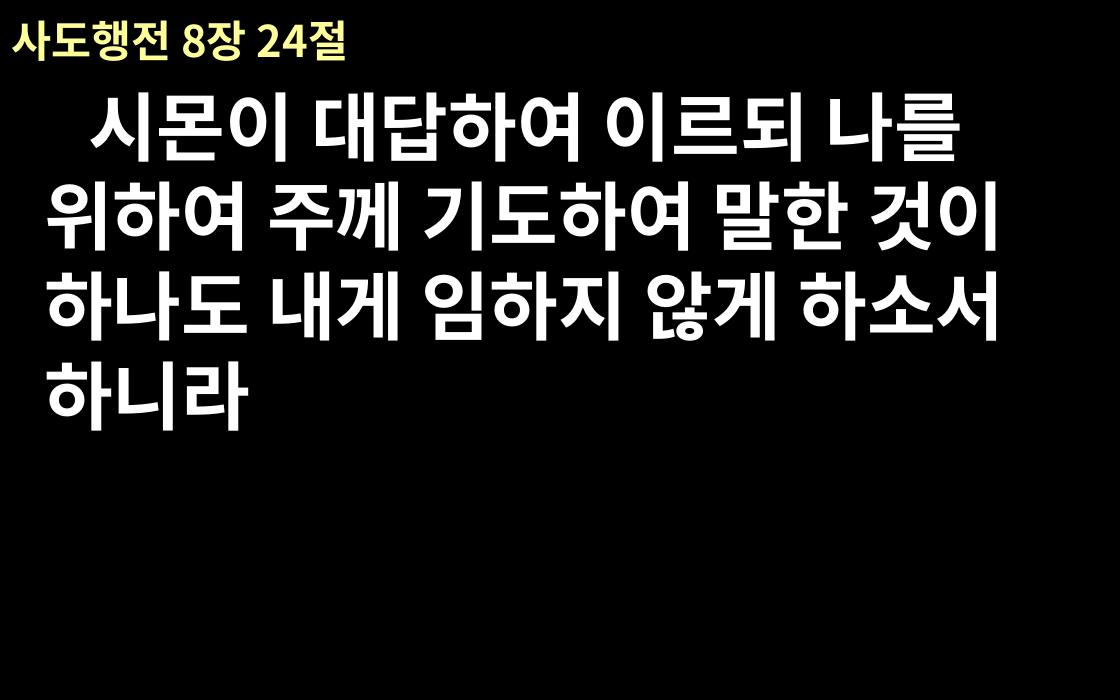
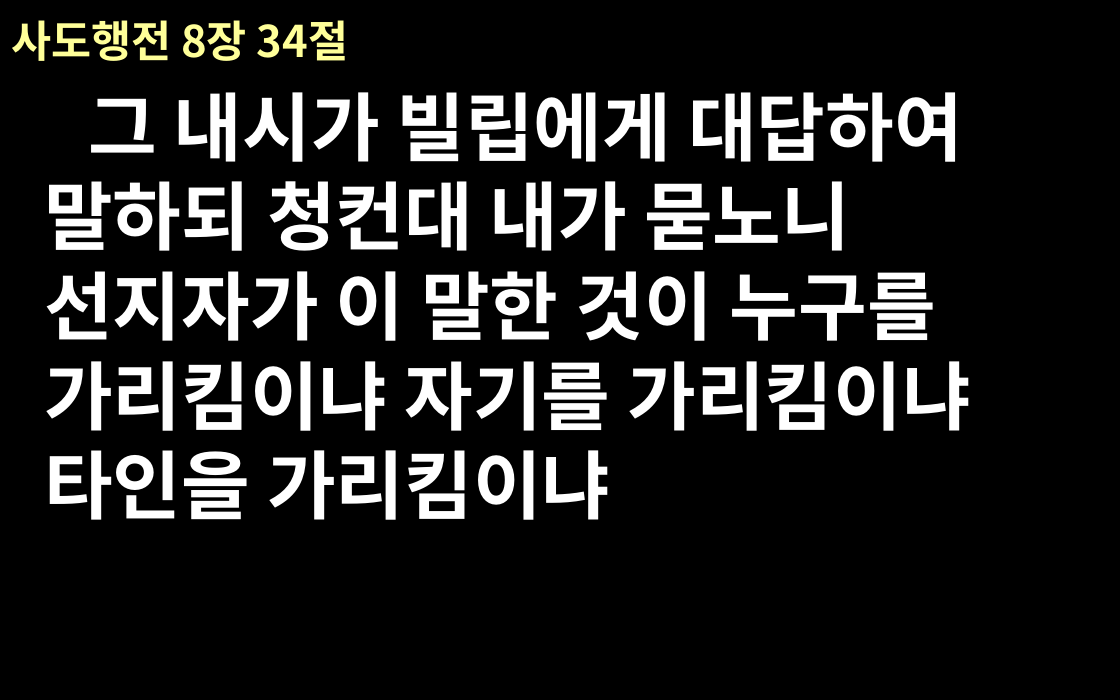
Before and after one commit to euskate/bible_ppt_class, a slide deck: slide 9 of new-file-name.pptx (slide 16 before the commit). Drawn at 1120x700 pixels with LibreOffice and Linux fonts; fonts in the diff are those of the drawing. Boxes give left, top, right and bottom in pixels: in the first picture for what was removed or moved away, otherwise in the second. Text is boxed around its words. In the diff, an @@ line names an element or a change of style, - is before the commit and + after.

```diff
--- a/new-file-name.pptx
+++ b/new-file-name.pptx
@@ title at (11, 20, 348, 61): text changed @@
-사도행전 8장 24절
+사도행전 8장 34절
@@ text at (44, 92, 970, 520): text changed @@
-시몬이 대답하여 이르되 나를 위하여 주께 기도하여 말한 것이 하나도 내게 임하지 않게 하소서 하니라
+그 내시가 빌립에게 대답하여 말하되 청컨대 내가 묻노니 선지자가 이 말한 것이 누구를 가리킴이냐 자기를 가리킴이냐 타인을 가리킴이냐
```
Also in this commit, not shown: 18 other slides changed, 2 slides added, 1 slide removed, 3 other files.
